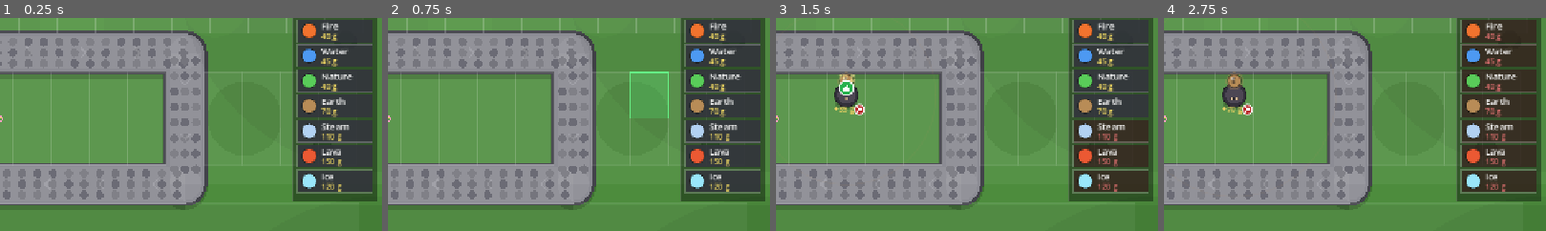
Above: before the commit, frames 1-4 (left to right).
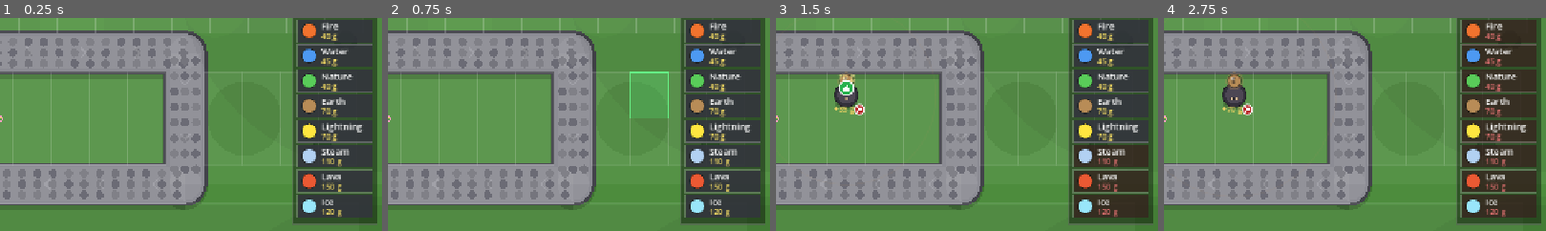
Above: after the commit, the same moments.

Repository: acansahin/godot-tower-defense-
Game: Godot game, scene res://scenes/Main.tscn
Same seed, same stepped clock (60 frames per second), same inputs: the game is played once before the commit and once after it.
Inputs (mouse positions are % of the whole screen's width and height, from its top left):
- Up to frame 1 (0.25 s): no input
- Up to frame 2 (0.75 s): tap Enter at 0.5 s; drag from (94, 30) to (60, 27) at 0.52 s
- Up to frame 3 (1.5 s): drag from (30, 55) to (45, 70) at 1.27 s
- Up to frame 4 (2.75 s): tap Space at 2 s; move the mouse to (60, 27) at 2.02 s; click (60, 27) at 2.17 s
The pictures show only the part of the screen within x 50-100%, y 11-61%; the shares and areas given below are measured in that part.

The runs differ from the first frame. In frame 1, 4.1% of the frame differs, in the area x 76-99%, y 49-97%; in frame 2, 4.1%; in frame 3, 4.6%, in the area x 76-99%, y 47-97%; in frame 4, 4.1%.

Commit message:
Add Lightning tower (chance to stun enemies)
New generic 'stun' effect (freezes enemies in place) with a spinning-sparks
indicator; Lightning tower rolls stun_chance on hit. Costs 70, listed under Earth.

Co-Authored-By: Claude Opus 4.8 <noreply@anthropic.com>

Diff:
--- a/godottowerdefense/scenes/Main.tscn
+++ b/godottowerdefense/scenes/Main.tscn
@@ -41,7 +41,7 @@
 offset_left = -150.0
 offset_top = 54.0
 offset_right = -8.0
-offset_bottom = 388.0
+offset_bottom = 428.0
 script = ExtResource("9")
 
 [node name="EndScreen" parent="UI" instance=ExtResource("6")]
--- a/godottowerdefense/scripts/enemy.gd
+++ b/godottowerdefense/scripts/enemy.gd
@@ -26,11 +26,17 @@
 var _slow_time: float = 0.0
 var _poison_dps: float = 0.0
 var _poison_time: float = 0.0
+var _stun_time: float = 0.0
 
 ## Slows to `factor` of base speed for `time` seconds. Strongest slow wins.
 func apply_slow(factor: float, time: float) -> void:
 	_slow_factor = minf(_slow_factor, factor)
 	_slow_time = maxf(_slow_time, time)
+	queue_redraw()
+
+## Freezes the enemy in place for `time` seconds (longest stun wins).
+func apply_stun(time: float) -> void:
+	_stun_time = maxf(_stun_time, time)
 	queue_redraw()
 
 ## Deals `dps` damage per second for `time` seconds. Strongest poison wins.
@@ -76,6 +82,10 @@
 
 ## Advances slow / poison timers and applies poison damage over time.
 func _tick_status(delta: float) -> void:
+	if _stun_time > 0.0:
+		_stun_time -= delta
+		if _stun_time <= 0.0:
+			queue_redraw()
 	if _slow_time > 0.0:
 		_slow_time -= delta
 		if _slow_time <= 0.0:
@@ -89,6 +99,8 @@
 			queue_redraw()
 
 func _move(delta: float) -> void:
+	if _stun_time > 0.0:
+		return  # frozen in place
 	if _target_index >= _path.size():
 		_escape()
 		return
@@ -150,6 +162,12 @@
 		draw_arc(Vector2.ZERO, radius + 3.0, 0.0, TAU, 22, Color(0.4, 0.7, 1.0, 0.85), 2.0, true)
 	if _poison_time > 0.0:
 		draw_arc(Vector2.ZERO, radius + 6.0, 0.0, TAU, 22, Color(0.45, 0.9, 0.35, 0.8), 2.0, true)
+	if _stun_time > 0.0:
+		# Yellow ring with spinning "stunned" sparks.
+		draw_arc(Vector2.ZERO, radius + 9.0, 0.0, TAU, 22, Color(1.0, 0.95, 0.3, 0.9), 2.0, true)
+		for i in range(3):
+			var a := _anim_phase * 4.0 + i * TAU / 3.0
+			draw_circle(Vector2(cos(a), sin(a)) * (radius + 9.0), 2.6, Color(1.0, 0.95, 0.45))
 	if is_boss:
 		_draw_crown()
 
--- a/godottowerdefense/scripts/game.gd
+++ b/godottowerdefense/scripts/game.gd
@@ -49,7 +49,8 @@
 # Every tower (base element or dual combination) is just a data entry. Fields:
 #   name, cost, color, damage, range, interval, can_hit_flying,
 #   splash_radius/splash_factor (AoE), slow_factor/slow_time (0..1 = slower),
-#   poison_dps/poison_time (damage over time). Missing fields default to "off".
+#   poison_dps/poison_time (damage over time),
+#   stun_chance/stun_time (chance to freeze the enemy in place). Missing = "off".
 const TOWER_DEFS := {
 	"fire": {
 		"name": "Fire", "cost": 40, "color": Color(0.95, 0.45, 0.18),
@@ -88,9 +89,14 @@
 		"slow_factor": 0.4, "slow_time": 2.0,
 		"poison_dps": 6.0, "poison_time": 3.0,
 	},
+	"lightning": {  # chance to stun (freeze in place)
+		"name": "Lightning", "cost": 70, "color": Color(1.0, 0.9, 0.25),
+		"damage": 14.0, "range": 185.0, "interval": 0.7,
+		"stun_chance": 0.25, "stun_time": 1.2,
+	},
 }
 ## Order the palette lists towers in.
-const TOWER_ORDER: Array = ["fire", "water", "nature", "earth", "steam", "lava", "ice"]
+const TOWER_ORDER: Array = ["fire", "water", "nature", "earth", "lightning", "steam", "lava", "ice"]
 
 var gold: int = 0
 var lives: int = 0
--- a/godottowerdefense/scripts/projectile.gd
+++ b/godottowerdefense/scripts/projectile.gd
@@ -14,6 +14,8 @@
 var slow_time: float = 0.0
 var poison_dps: float = 0.0
 var poison_time: float = 0.0
+var stun_chance: float = 0.0    ## 0..1 chance to freeze the enemy on hit.
+var stun_time: float = 0.0
 
 var _target: Enemy = null
 
@@ -49,6 +51,8 @@
 		enemy.apply_slow(slow_factor, slow_time)
 	if poison_time > 0.0:
 		enemy.apply_poison(poison_dps * mult, poison_time)
+	if stun_time > 0.0 and randf() < stun_chance:
+		enemy.apply_stun(stun_time)
 
 func _apply_splash(main_target: Enemy, center: Vector2) -> void:
 	for e in get_tree().get_nodes_in_group("enemies"):
--- a/godottowerdefense/scripts/tower.gd
+++ b/godottowerdefense/scripts/tower.gd
@@ -22,6 +22,8 @@
 var slow_time: float = 0.0
 var poison_dps: float = 0.0
 var poison_time: float = 0.0
+var stun_chance: float = 0.0    ## chance (0..1) to freeze enemies on hit.
+var stun_time: float = 0.0
 
 ## Upgrade state. setup_def() seeds build_cost / total_spent; upgrade() applies
 ## growth on top of the base stats.
@@ -63,6 +65,8 @@
 	slow_time = d.get("slow_time", 0.0)
 	poison_dps = d.get("poison_dps", 0.0)
 	poison_time = d.get("poison_time", 0.0)
+	stun_chance = d.get("stun_chance", 0.0)
+	stun_time = d.get("stun_time", 0.0)
 	build_cost = d.get("cost", 40)
 	total_spent = build_cost
 	queue_redraw()
@@ -144,6 +148,8 @@
 	p.slow_time = slow_time
 	p.poison_dps = poison_dps
 	p.poison_time = poison_time
+	p.stun_chance = stun_chance
+	p.stun_time = stun_time
 
 func _draw() -> void:
 	# Faint range indicator in the element's colour.
